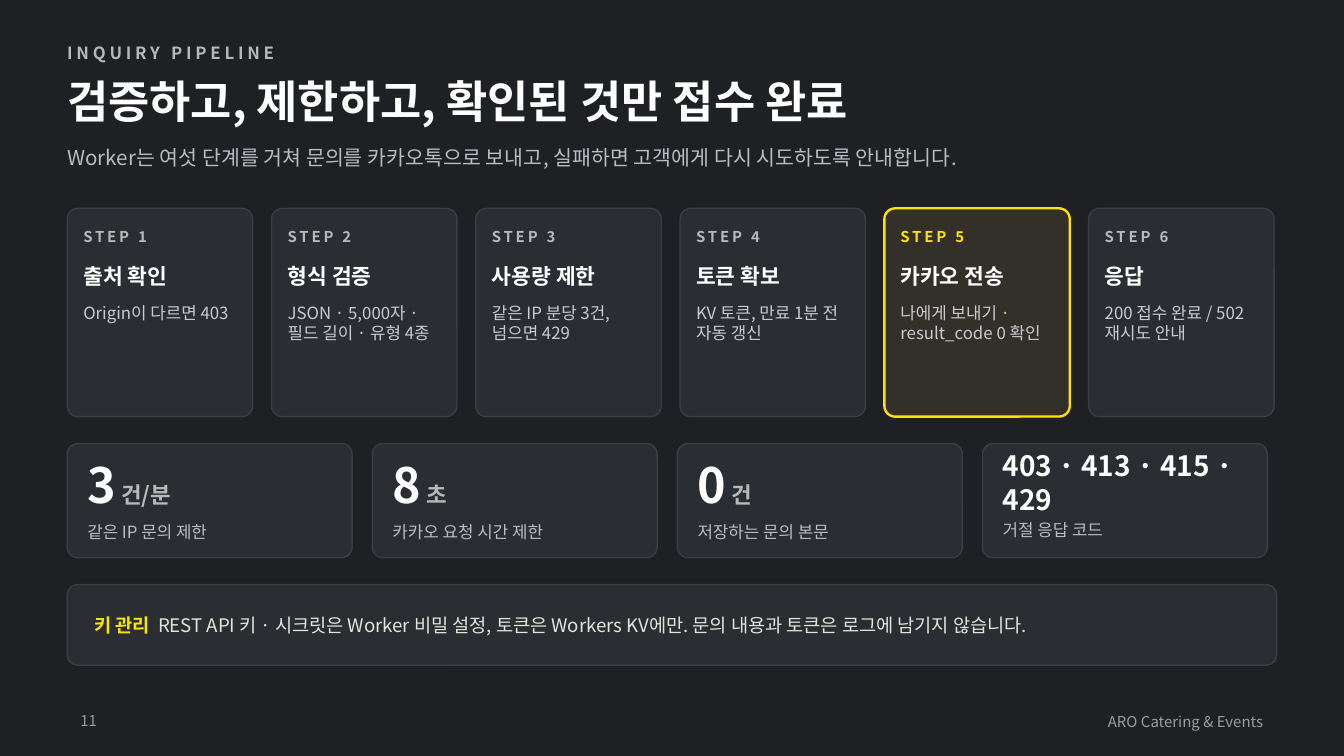
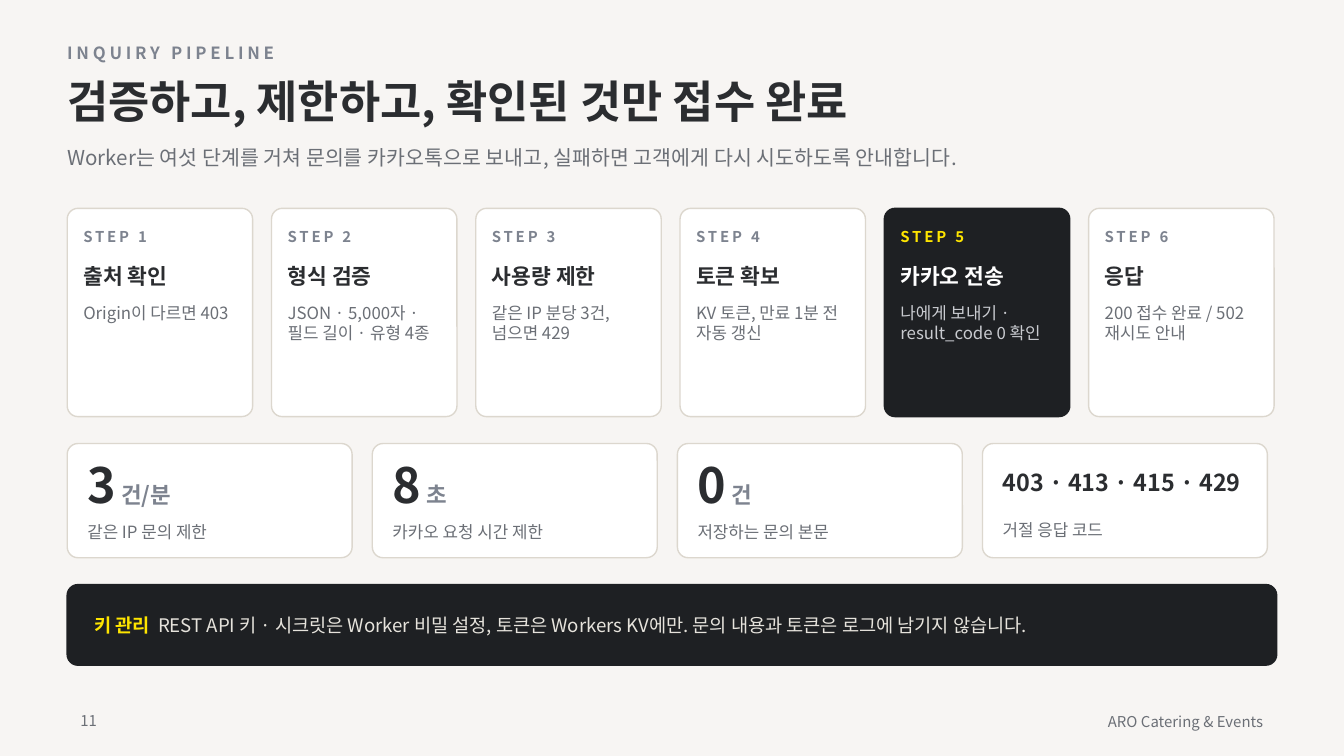
Before and after one commit to hyeran712/aro1, a slide deck: slide 11 of output/ARO_website_portfolio_summary.pptx. Drawn at 1344x756 pixels with LibreOffice and Linux fonts; fonts in the diff are those of the drawing. Boxes give left, top, right and bottom in pixels: in the first picture for what was removed or moved away, otherwise in the second. Text is boxed around its words. In the diff, an @@ line names an element or a change of style, - is before the commit and + after.

```diff
--- a/output/ARO_website_portfolio_summary.pptx
+++ b/output/ARO_website_portfolio_summary.pptx
@@ background #1E2023 to #F7F5F3 @@
@@ rounded rectangle at box(884, 208, 1070, 417): fill #33302A to #1E2023; outline #FEE500 1.25 pt to #1E2023 0.75 pt @@
@@ text colour #B7B8B9 to #7D838F in 6 elements at box(67, 46, 274, 63), box(83, 231, 147, 242), box(288, 231, 351, 242), box(492, 231, 556, 242), box(696, 231, 760, 242), box(1105, 231, 1169, 242) @@
@@ text colour #FFFFFF to #2B2D30 in 6 elements at box(67, 80, 847, 128), box(83, 266, 168, 286), box(288, 266, 372, 286), box(492, 266, 596, 286), box(696, 266, 781, 286), box(1105, 266, 1145, 286) @@
@@ text colour #C9CBD0 to #6B6F76 in 5 elements at box(83, 305, 229, 323), box(288, 305, 430, 341), box(492, 305, 609, 340), box(696, 305, 838, 341), box(1105, 305, 1244, 341) @@
@@ fill #2A2D31 to #FFFFFF; outline #3A3D42 0.75 pt to #DCD7CE 0.75 pt in 9 elements at box(67, 208, 253, 417), box(271, 208, 457, 417), box(476, 208, 661, 417), box(680, 208, 866, 417), box(1089, 208, 1274, 417), box(67, 444, 352, 558), box(372, 444, 657, 558), box(677, 444, 962, 558), box(982, 444, 1267, 558) @@
@@ text "3 건/분" at box(87, 466, 171, 507): text colour #FFFFFF to #2B2D30 in "3"; text colour #B7B8B9 to #7D838F in "건/분" @@
@@ text "8 초" at box(392, 466, 447, 504): text colour #FFFFFF to #2B2D30 in "8"; text colour #B7B8B9 to #7D838F in "초" @@
@@ text "0 건" at box(698, 466, 752, 505): text colour #FFFFFF to #2B2D30 in "0"; text colour #B7B8B9 to #7D838F in "건" @@
@@ text "403 · 413 · 415 ..." at box(1003, 473, 1240, 492): size 15 to 12.5 pt, text colour #FFFFFF to #2B2D30 @@
@@ text colour #B9BCC1 to #6B6F76 in 5 elements at box(67, 148, 957, 169), box(87, 524, 207, 540), box(392, 524, 543, 540), box(698, 524, 829, 540), box(1003, 522, 1103, 538) @@
@@ rounded rectangle at box(67, 585, 1277, 665): fill #2A2D31 to #1E2023; outline #3A3D42 0.75 pt to #1E2023 0.75 pt @@
@@ page number at box(80, 715, 97, 726): text colour #9A9DA3 to #6B6F76 @@
@@ text "ARO Catering & Events" at box(1108, 715, 1263, 731): text colour #9A9DA3 to #6B6F76 @@
```
Also in this commit, not shown: 2 other slides changed, 3 other files.
